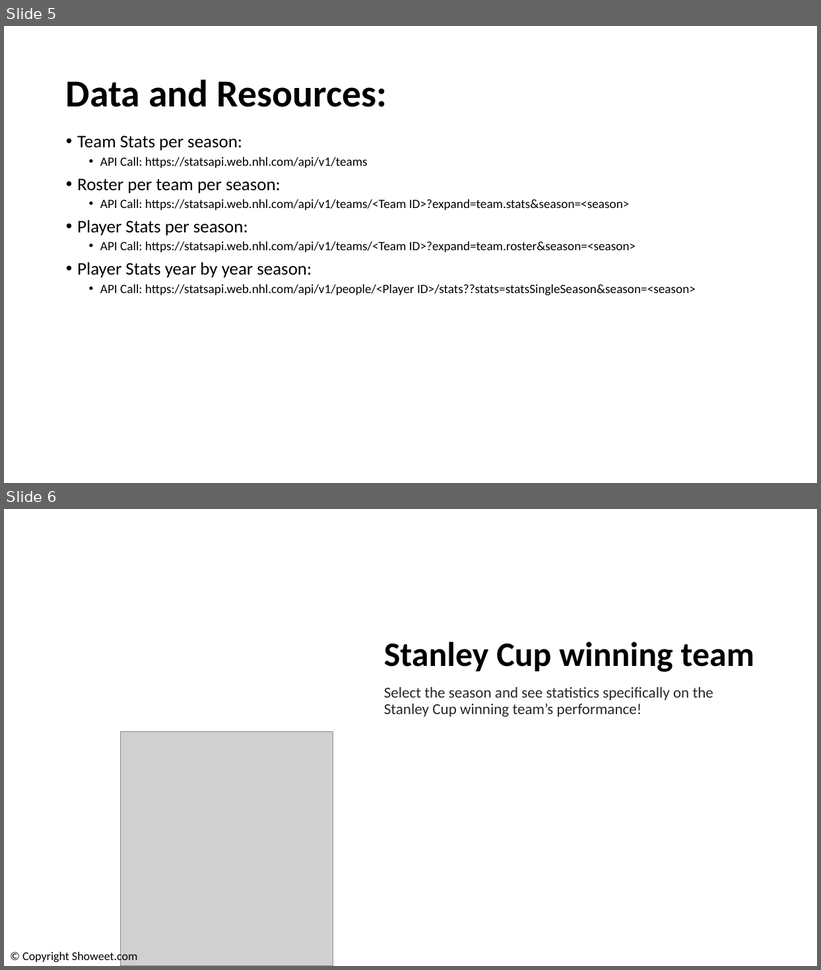
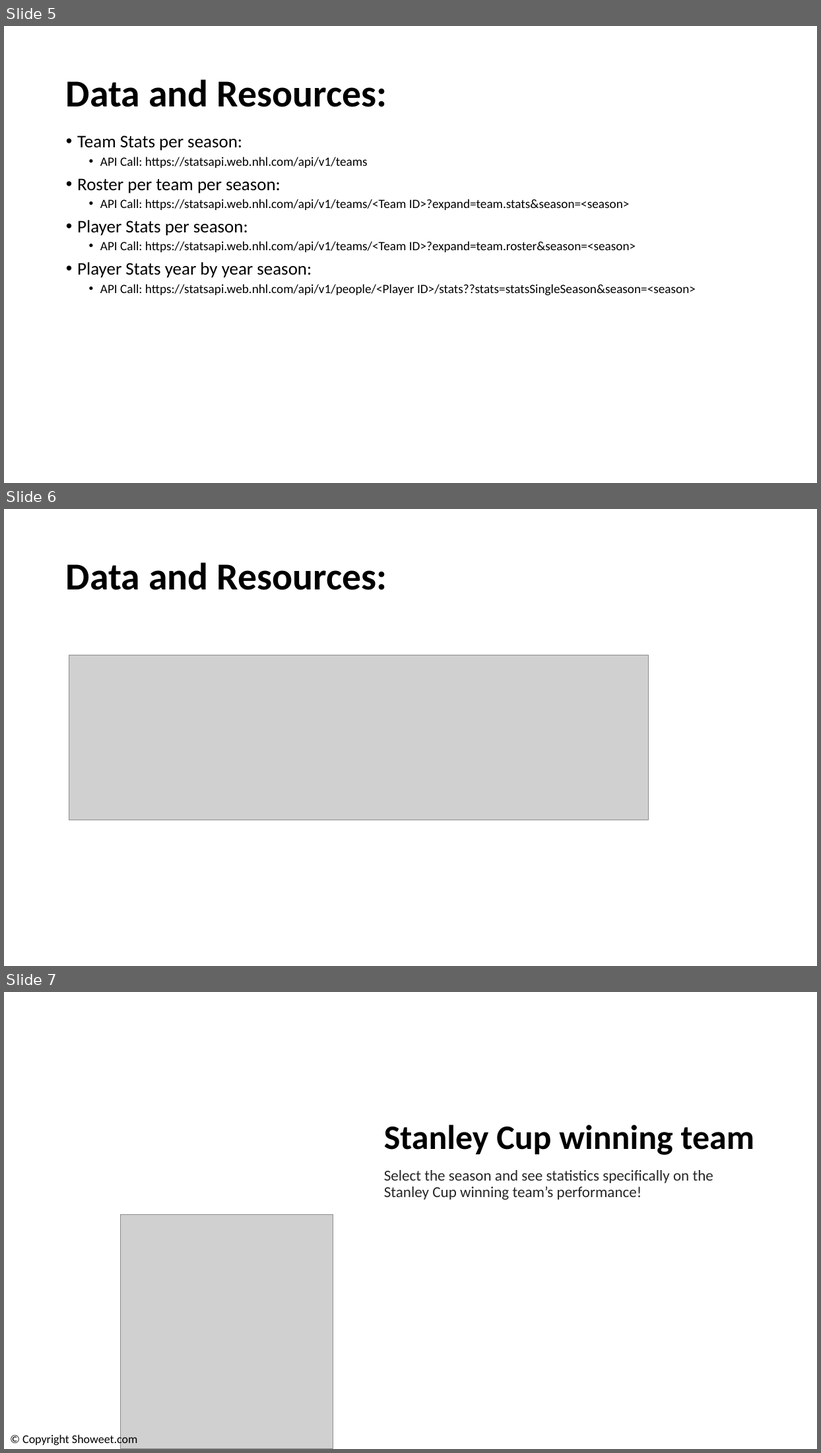
Before and after one commit to joeldemontigny/project-sports-analytics-NHL-2.0, a slide deck: project-sports-analytics-nhl2.0v2.pptx. Shown one above the other, each under a label of ours: slides 5 and 6 before the commit, slides 5, 6 and 7 after it. The pictures are 821x970 and 821x1453 pixels, drawn with LibreOffice and Linux fonts; fonts in the diff are those of the drawing; grey boxes stand for pictures; background and template pictures are left out. Boxes give left, top, right and bottom in pixels: in the first picture for what was removed or moved away, otherwise in the second. Text is boxed around its words. In the diff, an @@ line names an element or a change of style, - is before the commit and + after.

```diff
--- a/project-sports-analytics-nhl2.0v2.pptx
+++ b/project-sports-analytics-nhl2.0v2.pptx
@@ slide 6 added at (x1=4, y1=509, x2=817, y2=966), background picture (left out) @@
@@ title added at (x1=66, y1=562, x2=387, y2=590), 45 pt, text #000000, bold @@
+Data and Resources:
@@ picture added at (x1=69, y1=656, x2=649, y2=821) @@
@@ what was slide 6 is now slide 7 @@
```
Also in this commit, not shown: 2 slides changed.
